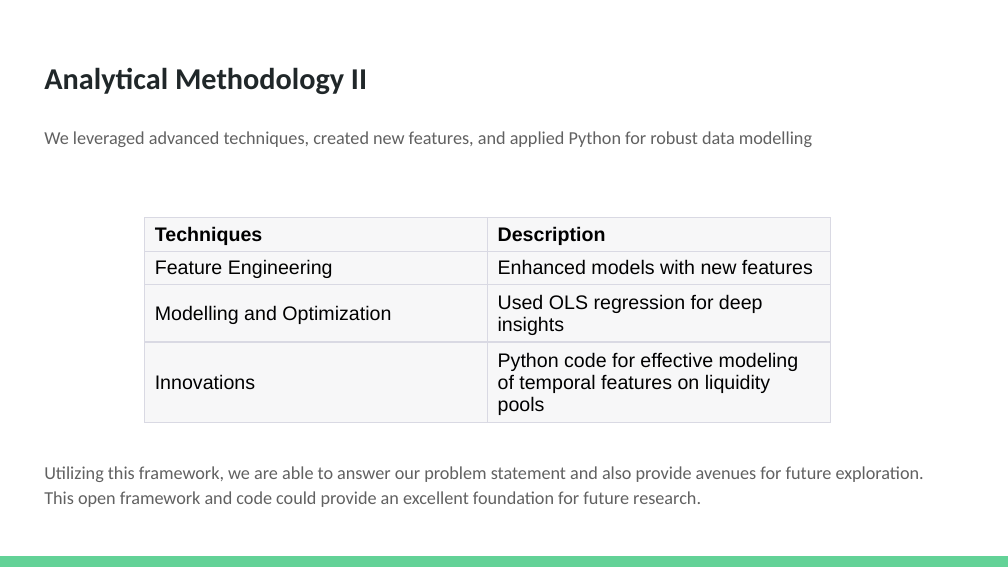
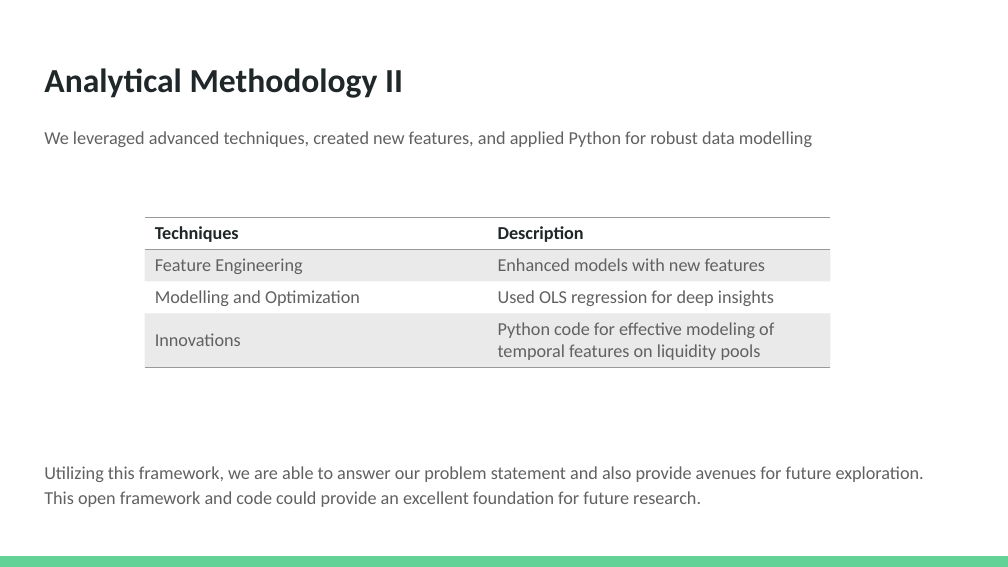
Before and after one commit to datagero/defi-liquidity-events-effect, a slide deck: slide 6 of Final Presentation Slides/Team 111 Presentation Slides.pptx. Drawn at 1008x567 pixels with LibreOffice and Linux fonts; fonts in the diff are those of the drawing. Boxes give left, top, right and bottom in pixels: in the first picture for what was removed or moved away, otherwise in the second. Text is boxed around its words. In the diff, an @@ line names an element or a change of style, - is before the commit and + after.

```diff
--- a/Final Presentation Slides/Team 111 Presentation Slides.pptx
+++ b/Final Presentation Slides/Team 111 Presentation Slides.pptx
@@ title "Analytical Methodology II" at [44, 68, 403, 98]: size 21.6 to 24 pt @@
@@ table at [145, 218, 831, 367] @@
@@ fill #F7F7F8 to none in 4 cells @@
@@ fill #F7F7F8 to #999999 at 20% opacity in 4 cells @@
@@ size 14 to 13 pt, font Arial to Calibri @@
@@ text colour #000000 to #202729 in "Techniques", "Description" @@
@@ text colour #000000 to #616161 in "Feature Engineering", "Enhanced models with new features", "Modelling and Optimization", "Used OLS regression for deep insights" and 2 more places @@
@@ borders changed @@
```
Also in this commit, not shown: 14 other slides changed, 1 slide removed, 3 other files.
